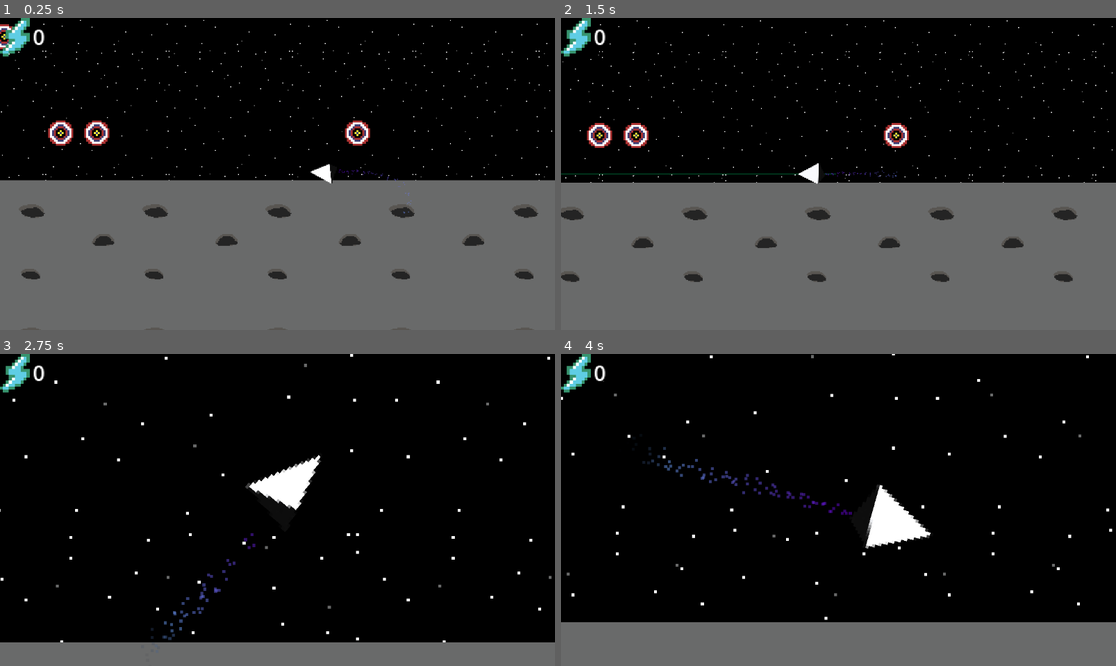
Above: before the commit, frames 1-4 (two rows, left to right).
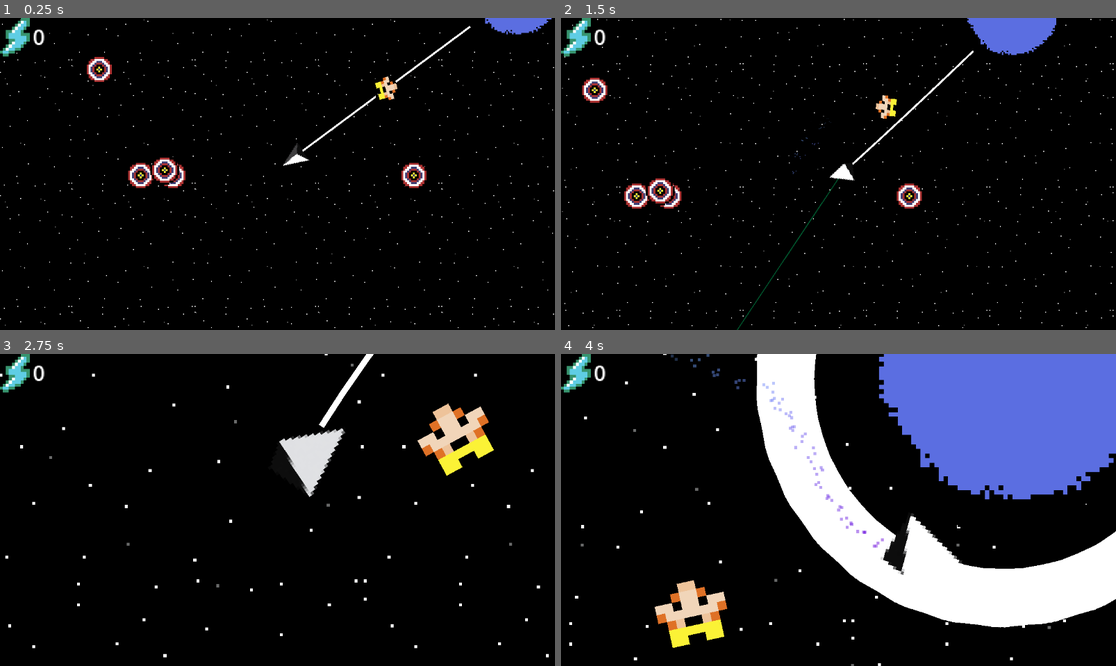
Above: after the commit, the same moments.

Repository: Wildeofthewest1/GodotGame
Game: Godot game, scene res://scenes/game.tscn
Same seed, same stepped clock (60 frames per second), same inputs: the game is played once before the commit and once after it.
Inputs (mouse positions are in pixels of both pictures, inside the frame that each line leads up to):
- Up to frame 1 (0.25 s): no input
- Up to frame 2 (1.5 s): move the mouse to (849, 174) at 0.52 s; hold Right mouse button (activate_thrust, bound only after the c… 0.53-1.28 s; move the mouse to (727, 189) at 1.27 s; click (727, 189) at 1.35 s
- Up to frame 3 (2.75 s): right-click (166, 525) at 1.55 s; move the mouse to (333, 441) at 2.02 s; hold I (zoom_in) from 2.03 s (still down); right-click (333, 441) at 2.3 s
- Up to frame 4 (4 s): move the mouse to (810, 572) at 2.77 s; release I (zoom_in) at 2.78 s; tap O (zoom_out) at 2.85 s; right-click (810, 572) at 3.05 s; move the mouse to (1005, 556) at 3.52 s; hold Right mouse button (activate_thrust, bound only after the c… from 3.53 s (still down)

The runs differ from the first frame. In frame 1, 52% of the frame differs, in the area x 0-100%, y 0-100%; in frame 2, 51%; in frame 3, 13%; in frame 4, 49%.

Commit message:
added planets with gravity for the player, predictive motion, and patrick

Diff:
--- a/project.godot
+++ b/project.godot
@@ -52,6 +52,11 @@
 "events": [Object(InputEventMouseButton,"resource_local_to_scene":false,"resource_name":"","device":-1,"window_id":0,"a …(253 unchanged characters)…
 ]
 }
+activate_thrust={
+"deadzone": 0.2,
+"events": [Object(InputEventMouseButton,"resource_local_to_scene":false,"resource_name":"","device":-1,"window_id":0,"alt_pressed":false,"shift_pressed":false,"ctrl_pressed":false,"meta_pressed":false,"button_mask":0,"position":Vector2(0, 0),"global_position":Vector2(0, 0),"factor":1.0,"button_index":2,"canceled":false,"pressed":false,"double_click":false,"script":null)
+]
+}
 
 [rendering]
 
--- a/scenes/game.tscn
+++ b/scenes/game.tscn
@@ -1,7 +1,6 @@
 [gd_scene load_steps=12 format=3 uid="uid://c1q40pnrfygre"]
 
 [ext_resource type="PackedScene" uid="uid://c4ndfqsgqomcm" path="res://scenes/player.tscn" id="1_uwrxv"]
-[ext_resource type="Texture2D" uid="uid://dqwu0d1odl3cr" path="res://assets/BlueFloor.png" id="3_p57ef"]
 [ext_resource type="Texture2D" uid="uid://byj7dbq5tdla0" path="res://assets/Stars1.png" id="4_iywne"]
 [ext_resource type="Script" uid="uid://dp64apq0wkd3t" path="res://scripts/camera_2d.gd" id="5_iywne"]
 [ext_resource type="Texture2D" uid="uid://dh6ol7g40jh42" path="res://assets/Particles.png" id="6_p57ef"]
@@ -9,8 +8,8 @@
 [ext_resource type="PackedScene" uid="uid://cbft3k3qxo0xf" path="res://scenes/target.tscn" id="8_gee14"]
 [ext_resource type="Script" uid="uid://dq1orkcdiqc2y" path="res://scripts/currency_display.gd" id="9_vtaks"]
 [ext_resource type="Texture2D" uid="uid://shgolvj0nm0p" path="res://assets/Energy.png" id="10_kvpfn"]
-
-[sub_resource type="WorldBoundaryShape2D" id="WorldBoundaryShape2D_uwrxv"]
+[ext_resource type="PackedScene" uid="uid://b2vs0lltqlj41" path="res://scenes/patrick.tscn" id="10_vtaks"]
+[ext_resource type="PackedScene" uid="uid://pxqlqfp0kqxm" path="res://scenes/planet.tscn" id="11_kvpfn"]
 
 [sub_resource type="LabelSettings" id="LabelSettings_vtaks"]
 font_size = 22
@@ -22,20 +21,7 @@
 [node name="Game" type="Node2D"]
 
 [node name="Player" parent="." instance=ExtResource("1_uwrxv")]
-position = Vector2(305, 23)
-
-[node name="Floor" type="StaticBody2D" parent="."]
-
-[node name="CollisionShape2D" type="CollisionShape2D" parent="Floor"]
-position = Vector2(-1, 1)
-shape = SubResource("WorldBoundaryShape2D_uwrxv")
-
-[node name="Sprite2D" type="Sprite2D" parent="Floor"]
-texture_repeat = 2
-texture = ExtResource("3_p57ef")
-offset = Vector2(0, 128)
-region_enabled = true
-region_rect = Rect2(0, 0, 2000, 256)
+position = Vector2(70, -69)
 
 [node name="Camera2D" type="Camera2D" parent="."]
 scale = Vector2(2, 2)
@@ -92,3 +78,11 @@
 layout_mode = 2
 text = "400000"
 label_settings = SubResource("LabelSettings_vtaks")
+
+[node name="Planet" parent="." instance=ExtResource("11_kvpfn")]
+position = Vector2(295, -236)
+
+[node name="Patrick" parent="." instance=ExtResource("10_vtaks")]
+position = Vector2(165, -139)
+can_sleep = false
+gravitational_constant = 10.0
--- /dev/null
+++ b/scenes/patrick.tscn
@@ -0,0 +1,36 @@
+[gd_scene load_steps=6 format=3 uid="uid://b2vs0lltqlj41"]
+
+[ext_resource type="Script" uid="uid://dauyj0il2uv4x" path="res://scripts/patrick.gd" id="1_bp6rq"]
+[ext_resource type="Texture2D" uid="uid://mq7slr4nc5r4" path="res://assets/Starfish.png" id="1_e0gq2"]
+
+[sub_resource type="CircleShape2D" id="CircleShape2D_bp6rq"]
+radius = 4.0
+
+[sub_resource type="AtlasTexture" id="AtlasTexture_cu12k"]
+atlas = ExtResource("1_e0gq2")
+region = Rect2(0, 0, 10, 9)
+
+[sub_resource type="SpriteFrames" id="SpriteFrames_6bwbe"]
+animations = [{
+"frames": [{
+"duration": 1.0,
+"texture": SubResource("AtlasTexture_cu12k")
+}],
+"loop": true,
+"name": &"default",
+"speed": 5.0
+}]
+
+[node name="Patrick" type="RigidBody2D"]
+mass = 0.1
+gravity_scale = 0.0
+angular_velocity = 6.2831855
+script = ExtResource("1_bp6rq")
+
+[node name="CollisionShape2D" type="CollisionShape2D" parent="."]
+scale = Vector2(3, 3)
+shape = SubResource("CircleShape2D_bp6rq")
+
+[node name="AnimatedSprite2D" type="AnimatedSprite2D" parent="."]
+scale = Vector2(3, 3)
+sprite_frames = SubResource("SpriteFrames_6bwbe")
--- /dev/null
+++ b/scenes/planet.tscn
@@ -0,0 +1,34 @@
+[gd_scene load_steps=6 format=3 uid="uid://pxqlqfp0kqxm"]
+
+[ext_resource type="Texture2D" uid="uid://clkvv4gdva410" path="res://assets/BluePlanet.png" id="1_cktii"]
+[ext_resource type="Script" uid="uid://c6eiahxgn7j51" path="res://scripts/planet.gd" id="1_h8ms6"]
+
+[sub_resource type="AtlasTexture" id="AtlasTexture_h8ms6"]
+atlas = ExtResource("1_cktii")
+region = Rect2(0, 0, 64, 64)
+
+[sub_resource type="SpriteFrames" id="SpriteFrames_ggt7d"]
+animations = [{
+"frames": [{
+"duration": 1.0,
+"texture": SubResource("AtlasTexture_h8ms6")
+}],
+"loop": true,
+"name": &"default",
+"speed": 5.0
+}]
+
+[sub_resource type="CircleShape2D" id="CircleShape2D_6vj6j"]
+radius = 32.0
+
+[node name="Planet" type="RigidBody2D" groups=["planets"]]
+mass = 1000.0
+gravity_scale = 0.0
+lock_rotation = true
+script = ExtResource("1_h8ms6")
+
+[node name="AnimatedSprite2D" type="AnimatedSprite2D" parent="."]
+sprite_frames = SubResource("SpriteFrames_ggt7d")
+
+[node name="CollisionShape2D" type="CollisionShape2D" parent="."]
+shape = SubResource("CircleShape2D_6vj6j")
--- a/scenes/player.tscn
+++ b/scenes/player.tscn
@@ -428,15 +428,12 @@
 }],
 "loop": true,
 "name": &"default",
-"speed": 5.0
+"speed": 6.0
 }]
 
 [sub_resource type="Gradient" id="Gradient_3vyb7"]
 offsets = PackedFloat32Array(0, 0.77397263, 1)
 colors = PackedColorArray(0.41068676, 0.016724858, 0.86043686, 1, 0.43529412, 0.6431373, 1, 1, 0, 0, 0, 0)
-
-[sub_resource type="CircleShape2D" id="CircleShape2D_3vyb7"]
-radius = 24.020824
 
 [sub_resource type="CircleShape2D" id="CircleShape2D_g2els"]
 
@@ -448,7 +445,7 @@
 rotation = 6.2831855
 sprite_frames = SubResource("SpriteFrames_nubpm")
 autoplay = "default"
-frame_progress = 0.91405463
+frame_progress = 0.6388317
 speed_scale = 10.0
 offset = Vector2(0, -5)
 
@@ -480,15 +477,13 @@
 collision_mask = 3
 collide_with_areas = true
 
-[node name="HoverArea" type="Area2D" parent="."]
-z_index = 15
-
-[node name="CollisionShape2D" type="CollisionShape2D" parent="HoverArea"]
-shape = SubResource("CircleShape2D_3vyb7")
-debug_color = Color(0, 0.646178, 0.25045592, 0.41960785)
-
 [node name="CollisionShape2D" type="CollisionShape2D" parent="."]
 shape = SubResource("CircleShape2D_g2els")
 
-[connection signal="mouse_entered" from="HoverArea" to="." method="_on_hover_area_mouse_entered"]
-[connection signal="mouse_exited" from="HoverArea" to="." method="_on_hover_area_mouse_exited"]
+[node name="TangentLine" type="Line2D" parent="."]
+visible = false
+width = 2.0
+default_color = Color(1, 0, 0, 1)
+
+[node name="TrajectoryLine" type="Line2D" parent="."]
+width = 2.0
--- a/scenes/target.tscn
+++ b/scenes/target.tscn
@@ -9,6 +9,8 @@
 [node name="Target" type="Area2D" groups=["targets"]]
 collision_layer = 2
 script = ExtResource("1_b5a2r")
+health = 2
+reward_amount = 1
 
 [node name="CollisionShape2D" type="CollisionShape2D" parent="."]
 shape = SubResource("CircleShape2D_b5a2r")
--- /dev/null
+++ b/scripts/patrick.gd
@@ -0,0 +1,15 @@
+extends RigidBody2D
+
+@export var gravitational_constant: float = 100
+
+func _physics_process(delta: float) -> void:
+	for planet in get_tree().get_nodes_in_group("planets"):
+		var to_planet = planet.global_position - global_position
+		var distance = to_planet.length()
+
+		if distance > 0.0:
+			var direction = to_planet.normalized()
+			var force = gravitational_constant * planet.mass / (distance * distance)
+
+			# Apply a continuous force toward the planet
+			apply_central_force(direction * force)
--- /dev/null
+++ b/scripts/planet.gd
@@ -0,0 +1,31 @@
+extends RigidBody2D
+
+@export var radius: float = 50:
+	set(value):
+		radius = value
+		_update_planet_shape_and_mass()
+
+var spritewidth: float = 64.0
+@export var density: float = 21.0  # tweak this for how "heavy" planets feel
+
+func _ready():
+	add_to_group("planets")
+	_update_planet_shape_and_mass()
+
+	# Prevent unwanted spinning
+	freeze_mode = RigidBody2D.FREEZE_MODE_KINEMATIC
+	freeze = false
+
+
+func _update_planet_shape_and_mass():
+	# --- Collision shape ---
+	var shape := CircleShape2D.new()
+	shape.radius = radius
+	$CollisionShape2D.shape = shape
+
+	# --- Visual size ---
+	if $AnimatedSprite2D:
+		$AnimatedSprite2D.scale = Vector2.ONE * (2.0 * radius / spritewidth)
+
+	# --- Mass scales with radius² ---
+	mass = density * pow(radius, 1)
--- a/scripts/player.gd
+++ b/scripts/player.gd
@@ -1,80 +1,168 @@
 extends CharacterBody2D
 
-@export var max_speed: float = 400.0
-@export var stop_distance: float = 20.0
+@export var max_speed: float = 600.0
+@export var thrust_power: float = 1200.0
+@export var drag: float = 1  # drag factor per frame, closer to 1 = less friction
+
 var currency: int = 0
 @onready var laser = $AnimatedSprite2D/Laser
-
 @onready var anim := $AnimatedSprite2D
-
-var mouse_over := false
 
 func add_currency(amount: int):
 	currency += amount
 	print("Currency:", currency)
 
+@export var gravitational_constant: float = 2500
+
+var tangent = Vector2.ZERO
+
+@onready var tangent_line: Line2D = $TangentLine
+
 func _physics_process(delta):
-	var input_vector = Vector2.ZERO
 	var mouse_pos = get_global_mouse_position()
-	var distance = global_position.distance_to(mouse_pos)
-
-	if mouse_over:
-		velocity = Vector2.ZERO
-	else:
-		if distance > stop_distance:
-			var direction = (mouse_pos - global_position).normalized()
-
-			# Scale speed based on distance
-			var t = clampf(distance / 200.0, 0.0, 1.0)  # adjust 300 for sensitivity
-			var current_speed = lerpf(0.0, max_speed, t)
-
-			velocity = direction * current_speed
-		else:
-			velocity = Vector2.ZERO
-
-	move_and_slide()
+	var mouse_direction = (mouse_pos - global_position).normalized()
 
 	# --- Rotation ---
-	if velocity.length() > 0.1:
-		var target_angle = velocity.angle() + PI / 2
-		anim.rotation = lerp_angle(anim.rotation, target_angle, delta * 10)
-
+	var target_angle = mouse_direction.angle() + PI / 2
+	anim.rotation = lerp_angle(anim.rotation, target_angle, delta * 10)
+	$AnimatedSprite2D.rotation = anim.rotation
+
+	var is_thrusting = Input.is_action_pressed("activate_thrust")
+
+	# --- Thrust ---
+	if is_thrusting:  # assign this in Input Map
+		var thrust = mouse_direction * thrust_power * delta
+		velocity += thrust
+		print(velocity.length())
+		# Optional: cap max speed
+		if velocity.length() > max_speed:
+			velocity = velocity.normalized() * max_speed
+
+	# --- Gravity from planets ---
+	for planet in get_tree().get_nodes_in_group("planets"):
+		var to_planet = planet.global_position - global_position
+		var distance = to_planet.length()
+
+		var planet_surface = planet.radius + 10.5  # a small buffer above the surface
+
+		if distance > planet_surface:
+			var direction = to_planet.normalized()
+			var force = gravitational_constant * planet.mass / (distance * distance)
+			velocity += direction * force * delta
+
+		if distance < planet_surface and not is_thrusting:
+			tangent = Vector2(-to_planet.y, to_planet.x)
+			var tangent_component = velocity.project(tangent)
+			velocity -= tangent_component * delta * 4
+
+			update_tangent_line(tangent_component)
+
+	# --- Apply drag (simulate space resistance or fine control) ---
+	velocity *= drag
+
+	# --- Animation and thruster visuals ---
 	update_animation()
-
-	# Rotate sprite to face movement direction
-	if velocity.length() > 0.1:
-		var target_angle = velocity.angle() + PI / 2
-		$AnimatedSprite2D.rotation = lerp_angle($AnimatedSprite2D.rotation, target_angle, delta * 10)
-
+	$AnimatedSprite2D/Thruster.emitting = Input.is_action_pressed("activate_thrust")
+
+	# --- Shooting ---
 	if Input.is_action_just_pressed("fire_laser"):
 		fire_laser()
 
-	# --- Rotation section ---
-	if input_vector != Vector2.ZERO:
-
-		var target_angle = input_vector.angle() + PI / 2
-		$AnimatedSprite2D.rotation = lerp_angle($AnimatedSprite2D.rotation, target_angle, delta * 10)
-
-# Check if player is moving
-	var is_moving = velocity.length() > 0.1
-
-# Enable or disable the thruster emission
-	$AnimatedSprite2D/Thruster.emitting = is_moving
-
-	# --- Animation Speed Control ---
-	update_animation()
-
-# --- Animation behaviour based on movement ---
+	move_and_slide()
+
+	_update_trajectory_line()
+
+
+func update_tangent_line(dir: Vector2):
+	# draw line relative to the ship
+	tangent_line.clear_points()
+	tangent_line.add_point(Vector2.ZERO)
+	tangent_line.add_point(dir * 100)
+
+
+
+@onready var trajectory_line: Line2D = $TrajectoryLine
+@export var prediction_steps: int = 5000
+@export var prediction_dt: float = 0.1  # seconds per step
+
+func _update_trajectory_line():
+	var points: Array[Vector2] = []
+	var sim_pos = global_position
+	var sim_vel = velocity
+
+	# --- Get player collider radius ---
+	var player_radius := 0.0
+	if $CollisionShape2D.shape is CircleShape2D:
+		player_radius = $CollisionShape2D.shape.radius
+
+	var hit = false
+
+	for i in range(prediction_steps):
+		var prev_pos = sim_pos
+
+		# --- Apply gravity from all planets ---
+		for planet in get_tree().get_nodes_in_group("planets"):
+			var to_planet = planet.global_position - sim_pos
+			var distance = to_planet.length()
+			if distance == 0:
+				continue
+			var direction = to_planet / distance
+			var force = gravitational_constant * planet.mass / (distance * distance)
+			sim_vel += direction * force * prediction_dt
+
+		# --- Apply drag ---
+		sim_vel *= pow(drag, prediction_dt / get_physics_process_delta_time())
+
+		# --- Move the simulated position ---
+		sim_pos += sim_vel * prediction_dt
+
+		# --- Check for collision with any planet ---
+		for planet in get_tree().get_nodes_in_group("planets"):
+			var to_planet = planet.global_position - sim_pos
+			var distance = to_planet.length()
+			var combined_radius = planet.radius + player_radius
+
+			if distance < combined_radius:
+				# The path between prev_pos and sim_pos crosses the surface.
+				# We'll find the exact intersection point along that segment.
+				var from_planet_prev = prev_pos - planet.global_position
+				var from_planet_curr = sim_pos - planet.global_position
+
+				# Solve for t where the line between prev and curr hits the surface radius.
+				var prev_dist = from_planet_prev.length()
+				var curr_dist = from_planet_curr.length()
+				var t = (prev_dist - combined_radius) / (prev_dist - curr_dist)
+				t = clamp(t, 0.0, 1.0)
+
+				var surface_point = prev_pos.lerp(sim_pos, t)
+				points.append(surface_point - global_position)
+
+				hit = true
+				break
+
+		points.append(sim_pos - global_position)
+		if hit:
+			break
+
+	# --- Draw the trajectory ---
+	trajectory_line.clear_points()
+	for p in points:
+		trajectory_line.add_point(p)
+
+
+
+
+
+
+
+
 func update_animation():
 	var move_speed = velocity.length()
-
 	if move_speed > 0.1:
-		# Scale animation speed based on velocity
-		anim.speed_scale = lerp(0.5, 20.0, move_speed / max_speed)  # min 0.5x to max 2x
+		anim.speed_scale = lerp(0.5, 20.0, move_speed / max_speed)
 		if not anim.is_playing():
 			anim.play()
 	else:
-		# Pause animation and keep current frame
 		anim.pause()
 
 func fire_laser():
@@ -122,9 +210,3 @@
 	# If the particles are one-shot, trigger them manually
 	var particles = explosion.get_node("explosion")
 	particles.emitting = true
-
-func _on_hover_area_mouse_entered() -> void:
-	mouse_over = true
-
-func _on_hover_area_mouse_exited() -> void:
-	mouse_over = false
Binary file added: assets/BluePlanet.png
Not shown, added: assets/BluePlanet.png.import
Binary file added: assets/Starfish.png
Not shown, added: assets/Starfish.png.import
Not shown: 1 places in scenes/player.tscn that only renumber resources
Not shown, added: scripts/patrick.gd.uid
Not shown, added: scripts/planet.gd.uid
